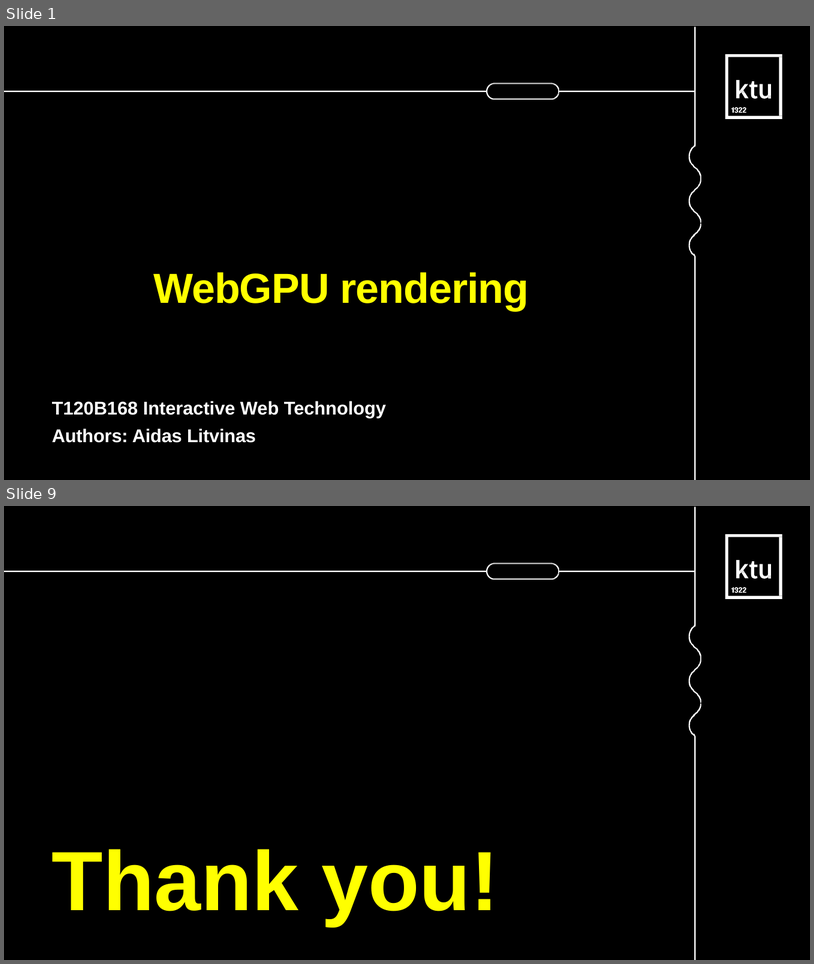
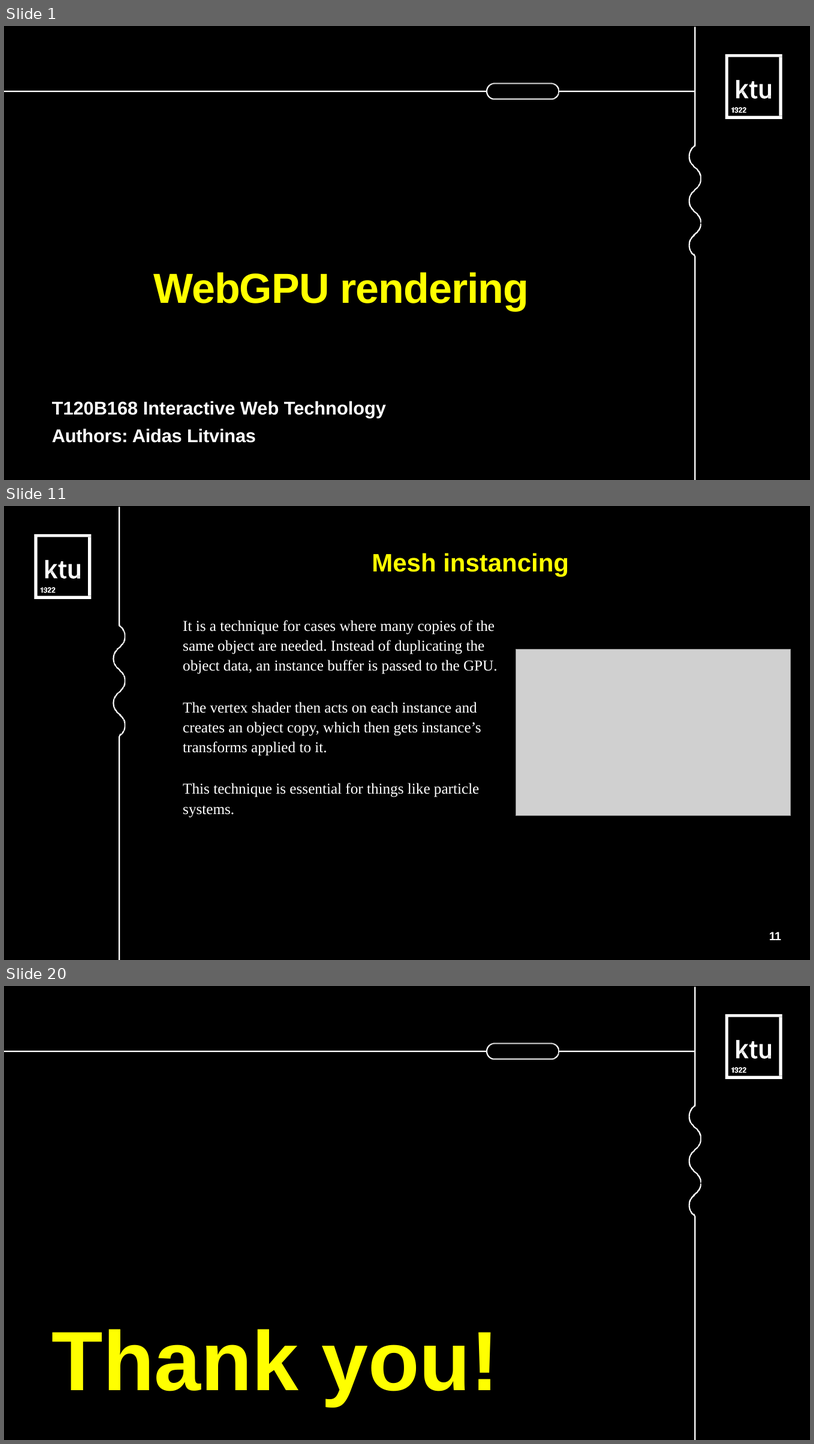
Before and after one commit to AidasLit/web_gpu, a slide deck: litvinas-aidas.odp. Shown one above the other, each under a label of ours: slides 1 and 9 before the commit, slides 1, 11 and 20 after it; the slides between them are not shown. The pictures are 814x964 and 814x1444 pixels, drawn with LibreOffice and Linux fonts; fonts in the diff are those of the drawing; grey boxes stand for pictures. Boxes give left, top, right and bottom in pixels: in the first picture for what was removed or moved away, otherwise in the second. Text is boxed around its words. In the diff, an @@ line names an element or a change of style, - is before the commit and + after.

```diff
--- a/litvinas-aidas.odp
+++ b/litvinas-aidas.odp
@@ slide 11 added at (x1=4, y1=506, x2=810, y2=960), background #FFFFFF; not listed: 1 template element that a slide beside it also shows @@
@@ freeform shape added at (x1=113, y1=507, x2=126, y2=960), fill #FFFFFF @@
@@ freeform shape added at (x1=34, y1=534, x2=91, y2=598), fill #FFFFFF @@
@@ text added at (x1=372, y1=553, x2=569, y2=576), 30 pt, text #FFFF00, bold @@
+Mesh instancing
@@ text added at (x1=183, y1=620, x2=498, y2=817), 18 pt, text #FFFFFF @@
+It is a technique for cases where many copies of the same object are needed. Instead of duplicating the object data, an instance buffer is passed to the GPU.
+The vertex shader then acts on each instance and creates an object copy, which then gets instance’s transforms applied to it.
+This technique is essential for things like particle systems.
@@ picture added at (x1=516, y1=649, x2=791, y2=816) @@
@@ page number added at (x1=770, y1=931, x2=782, y2=940), 14 pt, text #FFFFFF, bold @@
+11
@@ what was slide 9 is now slide 20 @@
```
Also in this commit, not shown: 6 slides changed, 11 other slides added, 1 slide removed, 7 other files.
